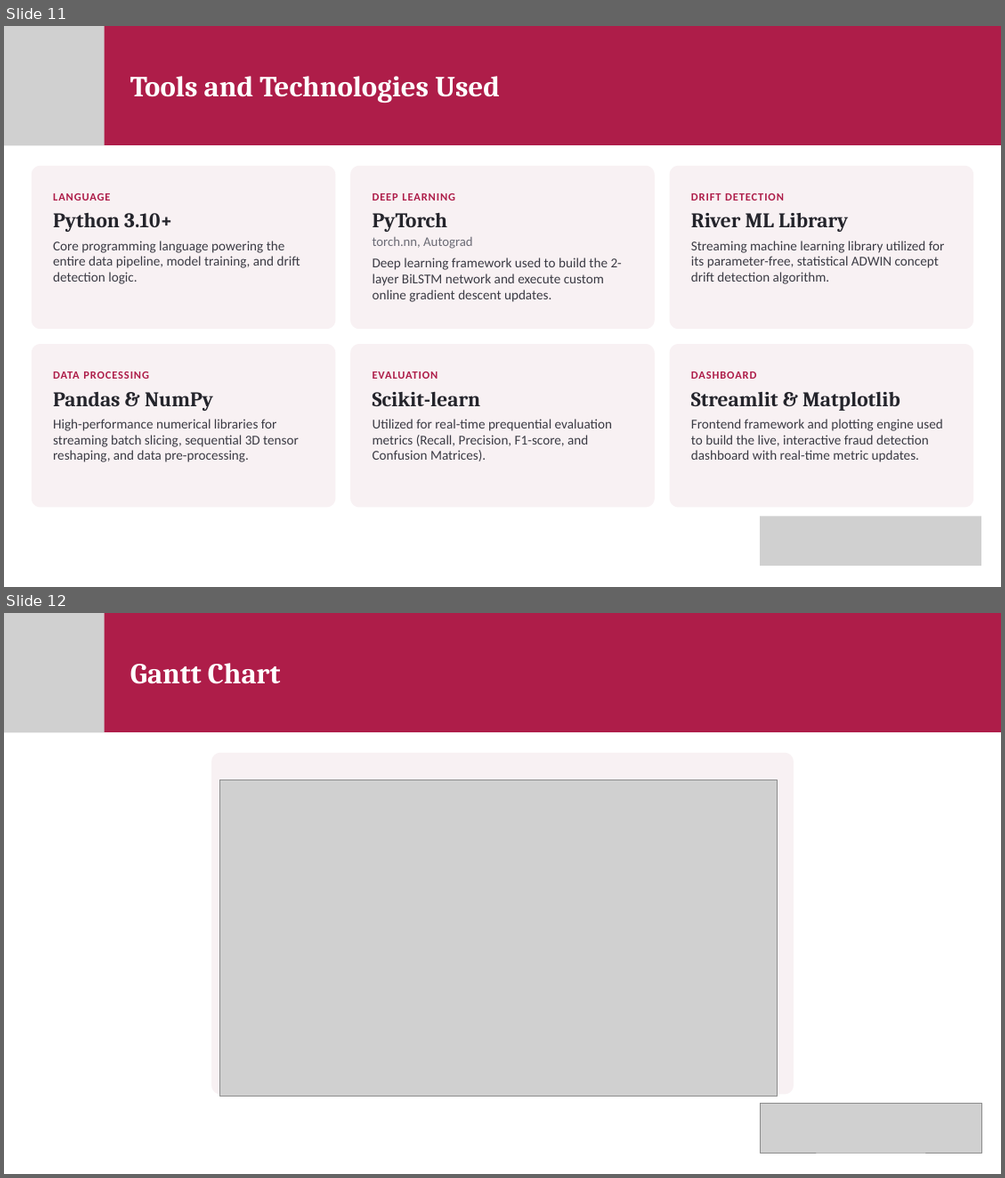
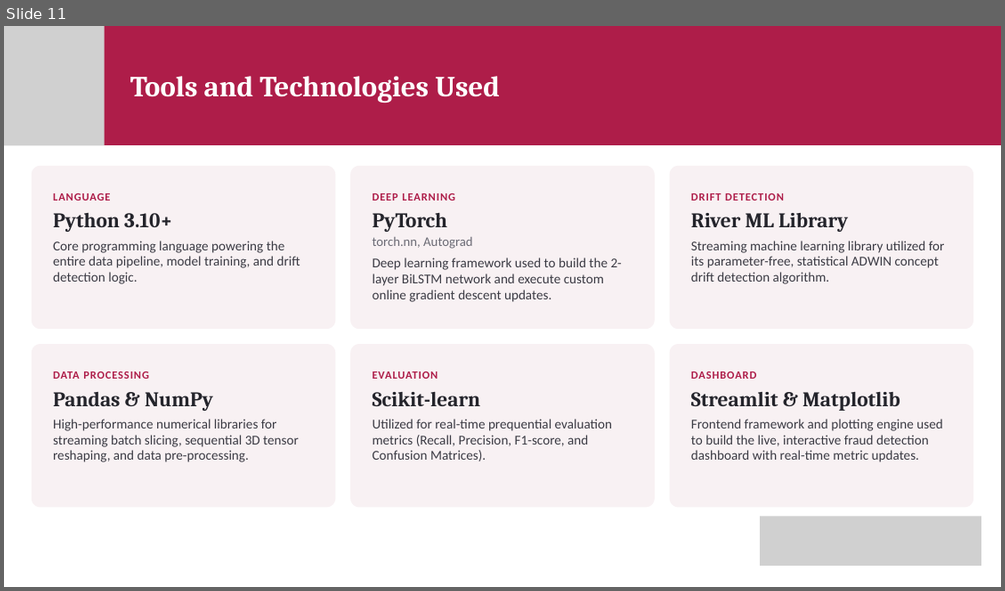
Before and after one commit to LakshmiKanthan07/Drift-Aware-Continual-LSTM-for-Emerging-Fraud-Detection, a slide deck: ppt2_redesigned.pptx. Shown one above the other, each under a label of ours: slides 11 and 12 before the commit, slide 11 after it. The pictures are 1005x1178 and 1005x591 pixels, drawn with LibreOffice and Linux fonts; fonts in the diff are those of the drawing; grey boxes stand for pictures. Boxes give left, top, right and bottom in pixels: in the first picture for what was removed or moved away, otherwise in the second. Text is boxed around its words. In the diff, an @@ line names an element or a change of style, - is before the commit and + after.

```diff
--- a/ppt2_redesigned.pptx
+++ b/ppt2_redesigned.pptx
@@ slide 12 removed at (4, 613, 1001, 1174), background #FFFFFF @@
@@ freeform shape removed at (4, 613, 1001, 731) @@
@@ picture removed at (4, 613, 105, 732) @@
@@ text removed at (130, 663, 280, 684) @@
-Gantt Chart
@@ rounded rectangle removed at (211, 753, 793, 1094) @@
@@ picture removed at (219, 779, 777, 1096) @@
@@ picture removed at (760, 1103, 981, 1152) @@
```
Also in this commit, not shown: 3 slides changed, 1 slide added, 9 other files.
